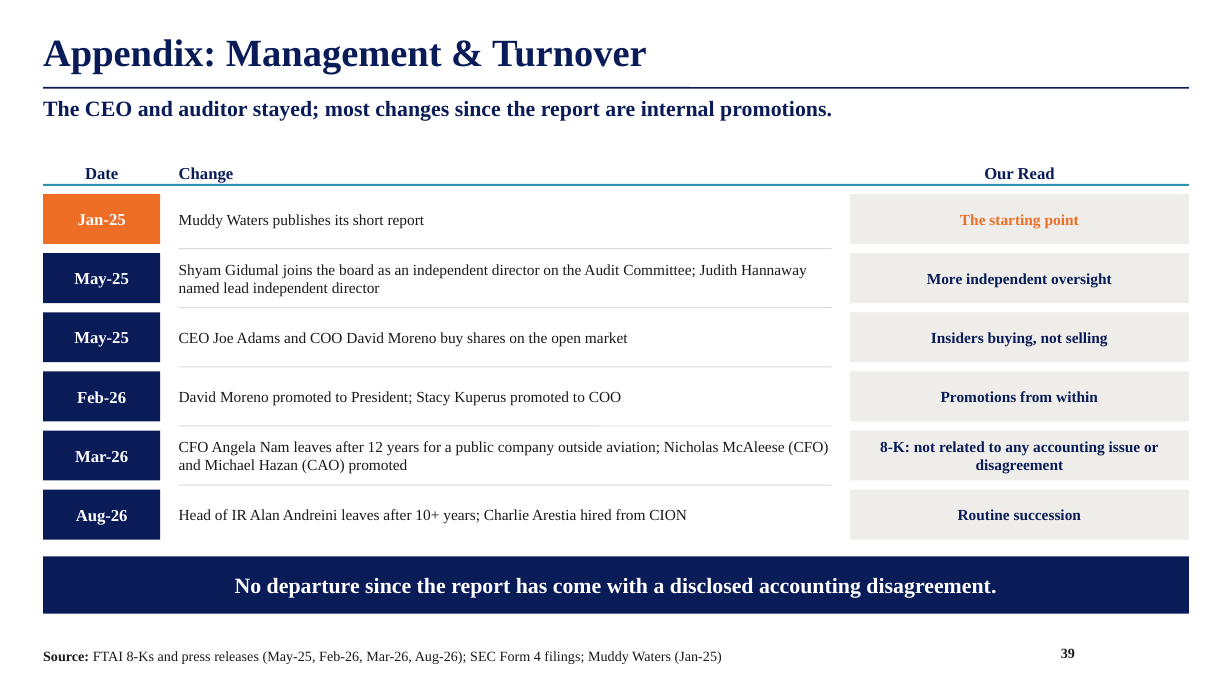
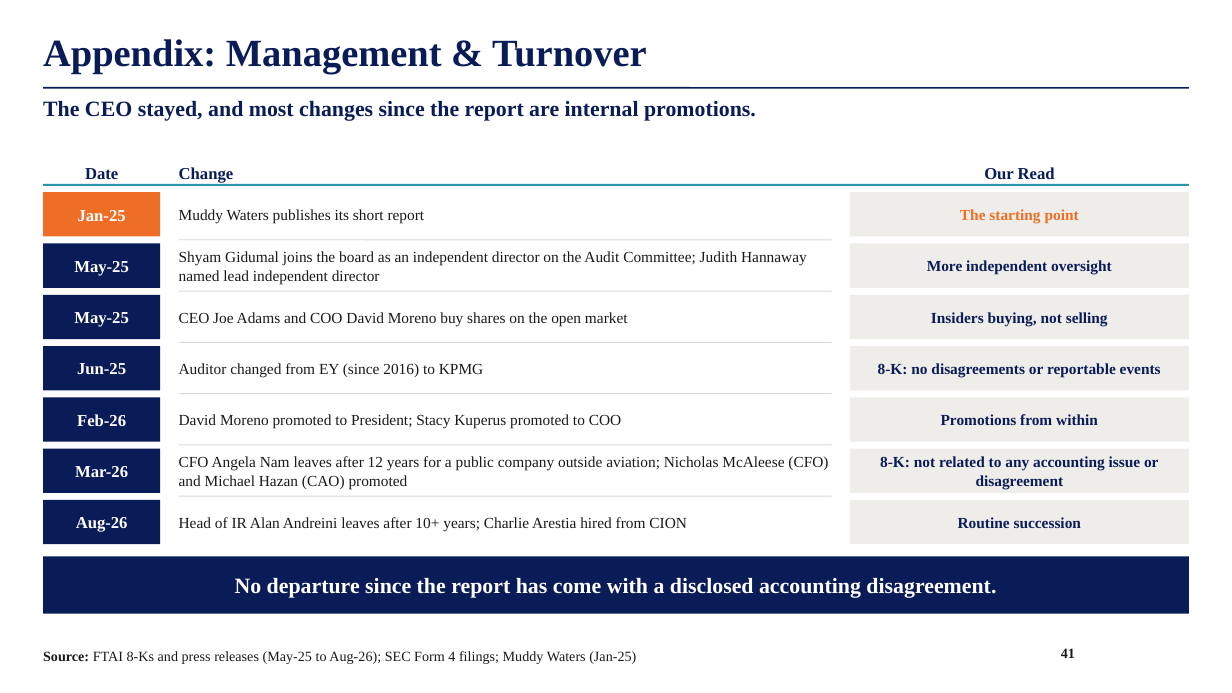
Before and after one commit to maxlsmls-dot/SPOT, a slide deck: slide 41 of deck/FTAI_Long_Pitch.pptx (slide 39 before the commit). Drawn at 1232x693 pixels with LibreOffice and Linux fonts; fonts in the diff are those of the drawing; background and template pictures are left out. Boxes give left, top, right and bottom in pixels: in the first picture for what was removed or moved away, otherwise in the second. Text is boxed around its words. In the diff, an @@ line names an element or a change of style, - is before the commit and + after.

```diff
--- a/deck/FTAI_Long_Pitch.pptx
+++ b/deck/FTAI_Long_Pitch.pptx
@@ text at (x1=43, y1=101, x2=756, y2=121): text changed @@
-The CEO and auditor stayed; most changes since the report are internal promotions.
+The CEO stayed, and most changes since the report are internal promotions.
@@ rectangle "Jan-25" resized from (x1=43, y1=194, x2=161, y2=244) to (x1=43, y1=192, x2=161, y2=237) @@
@@ text "Muddy Waters publishes its short ..." moved from (x1=179, y1=214, x2=425, y2=228) to (x1=179, y1=209, x2=425, y2=224) @@
@@ rectangle "The starting point" resized from (x1=850, y1=194, x2=1189, y2=244) to (x1=850, y1=192, x2=1189, y2=237) @@
@@ rectangle "May-25" resized from (x1=43, y1=253, x2=161, y2=303) to (x1=43, y1=243, x2=161, y2=287) @@
@@ text "Shyam Gidumal joins the board ..." moved from (x1=179, y1=264, x2=807, y2=297) to (x1=179, y1=251, x2=807, y2=284) @@
@@ line moved from (178, 249) - (832, 249) to (178, 240) - (832, 240) @@
@@ rectangle "More independent oversight" resized from (x1=850, y1=253, x2=1189, y2=303) to (x1=850, y1=243, x2=1189, y2=287) @@
@@ rectangle "May-25" resized from (x1=43, y1=312, x2=161, y2=362) to (x1=43, y1=295, x2=161, y2=339) @@
@@ text "CEO Joe Adams and COO ..." moved from (x1=179, y1=332, x2=628, y2=347) to (x1=179, y1=312, x2=628, y2=326) @@
@@ line moved from (178, 308) - (832, 308) to (178, 291) - (832, 291) @@
@@ rectangle "Insiders buying, not selling" resized from (x1=850, y1=312, x2=1189, y2=362) to (x1=850, y1=295, x2=1189, y2=339) @@
@@ rectangle added at (x1=43, y1=347, x2=161, y2=391), fill #0A1C58, 13 pt, text #FFFFFF, bold @@
+Jun-25
@@ line moved from (178, 367) - (832, 367) to (178, 343) - (832, 343) @@
@@ rectangle added at (x1=850, y1=347, x2=1189, y2=391), fill #EFEDEA, 12 pt, text #0A1C58, bold @@
+8-K: no disagreements or reportable events
@@ text added at (x1=179, y1=363, x2=483, y2=378), 12 pt, text #1A1A1A @@
+Auditor changed from EY (since 2016) to KPMG
@@ rectangle "Feb-26" resized from (x1=43, y1=372, x2=161, y2=421) to (x1=43, y1=397, x2=161, y2=442) @@
@@ line moved from (178, 426) - (832, 426) to (178, 394) - (832, 394) @@
@@ text "David Moreno promoted to President; ..." moved from (x1=179, y1=391, x2=621, y2=406) to (x1=179, y1=414, x2=621, y2=429) @@
@@ rectangle "Promotions from within" resized from (x1=850, y1=372, x2=1189, y2=421) to (x1=850, y1=397, x2=1189, y2=442) @@
@@ rectangle "Mar-26" resized from (x1=43, y1=431, x2=161, y2=481) to (x1=43, y1=449, x2=161, y2=494) @@
@@ line moved from (178, 485) - (832, 485) to (178, 445) - (832, 445) @@
@@ text "CFO Angela Nam leaves after ..." moved from (x1=179, y1=441, x2=828, y2=474) to (x1=179, y1=456, x2=828, y2=489) @@
@@ rectangle "8-K: not related to any ..." resized from (x1=850, y1=431, x2=1189, y2=481) to (x1=850, y1=449, x2=1189, y2=494) @@
@@ rectangle "Aug-26" resized from (x1=43, y1=490, x2=161, y2=540) to (x1=43, y1=500, x2=161, y2=544) @@
@@ text "Head of IR Alan Andreini ..." moved from (x1=179, y1=509, x2=687, y2=524) to (x1=179, y1=517, x2=687, y2=531) @@
@@ line added from (178, 496) to (832, 496), #DCD8D3 0.75 pt @@
@@ rectangle "Routine succession" resized from (x1=850, y1=490, x2=1189, y2=540) to (x1=850, y1=500, x2=1189, y2=544) @@
@@ text at (x1=43, y1=651, x2=636, y2=664): text changed @@
-Source: FTAI 8-Ks and press releases (May-25, Feb-26, Mar-26, Aug-26); SEC Form 4 filings; Muddy Waters (Jan-25)
+Source: FTAI 8-Ks and press releases (May-25 to Aug-26); SEC Form 4 filings; Muddy Waters (Jan-25)
@@ page number at (x1=1061, y1=648, x2=1075, y2=658): text changed @@
-39
+41
```
Also in this commit, not shown: 6 slides added, 1 other file.
